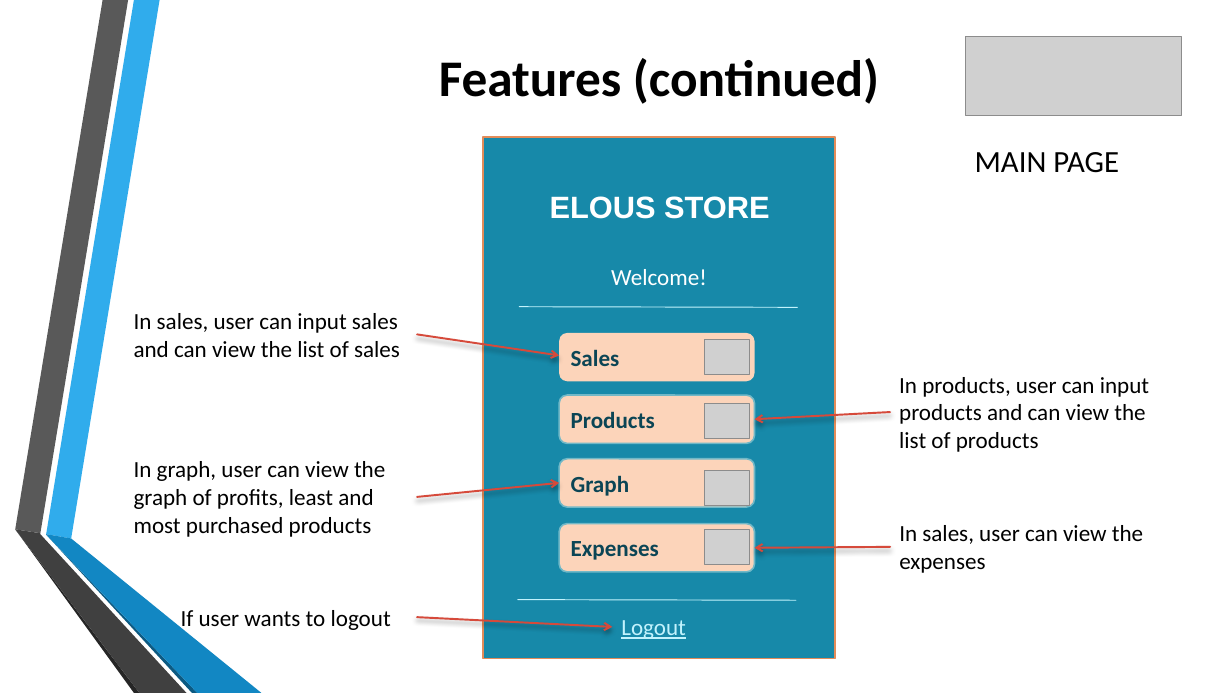
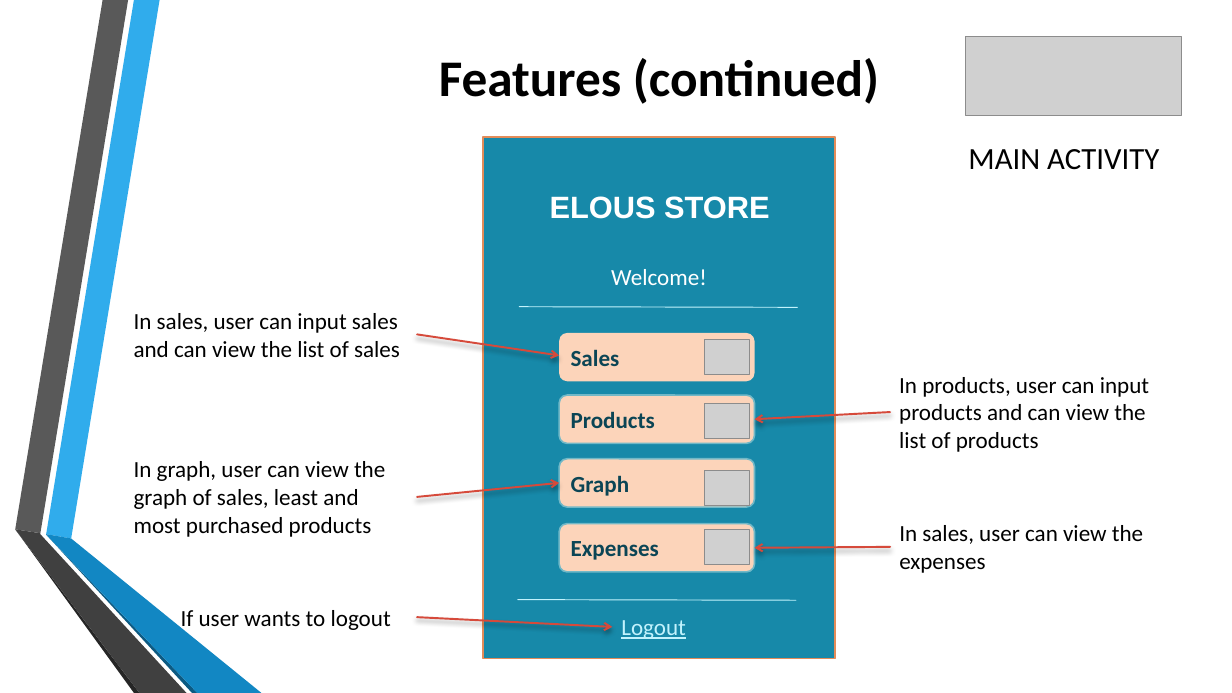
Before and after one commit to jgtadeo/Project--MOBAPPL, a slide deck: slide 7 of Mobile Application.pptx. Drawn at 1232x693 pixels with LibreOffice and Linux fonts; fonts in the diff are those of the drawing; grey boxes stand for pictures; background and template pictures are left out. Boxes give left, top, right and bottom in pixels: in the first picture for what was removed or moved away, otherwise in the second. Text is boxed around its words. In the diff, an @@ line names an element or a change of style, - is before the commit and + after.

```diff
--- a/Mobile Application.pptx
+++ b/Mobile Application.pptx
@@ text at [968,149,1159,170]: text changed @@
-MAIN PAGE
+MAIN ACTIVITY
@@ text at [134,461,385,537]: text changed @@
-In graph, user can view the graph of profits, least and most purchased products
+In graph, user can view the graph of sales, least and most purchased products
```
Also in this commit, not shown: 6 other slides changed, 4 slides added.
